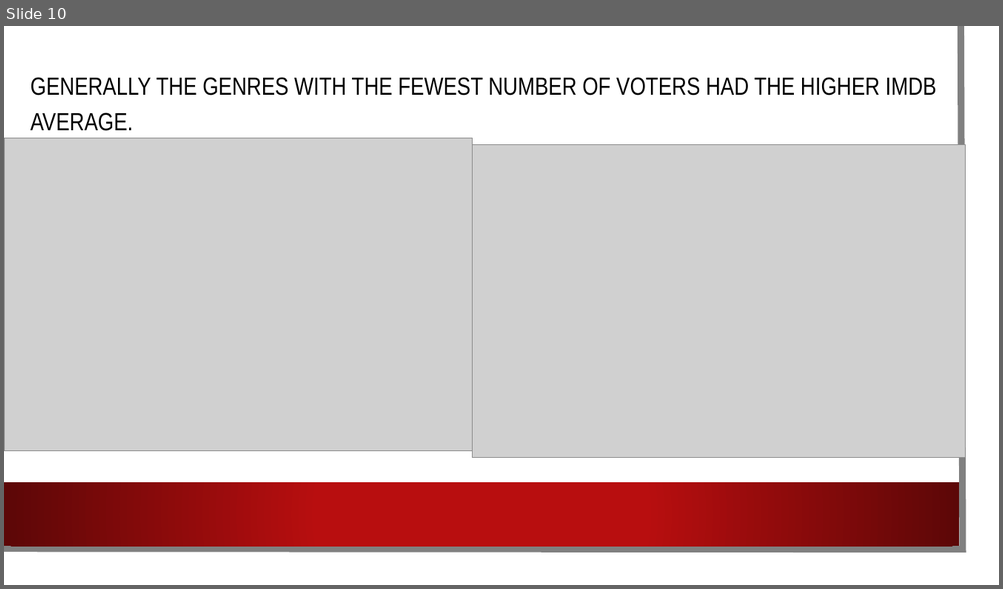
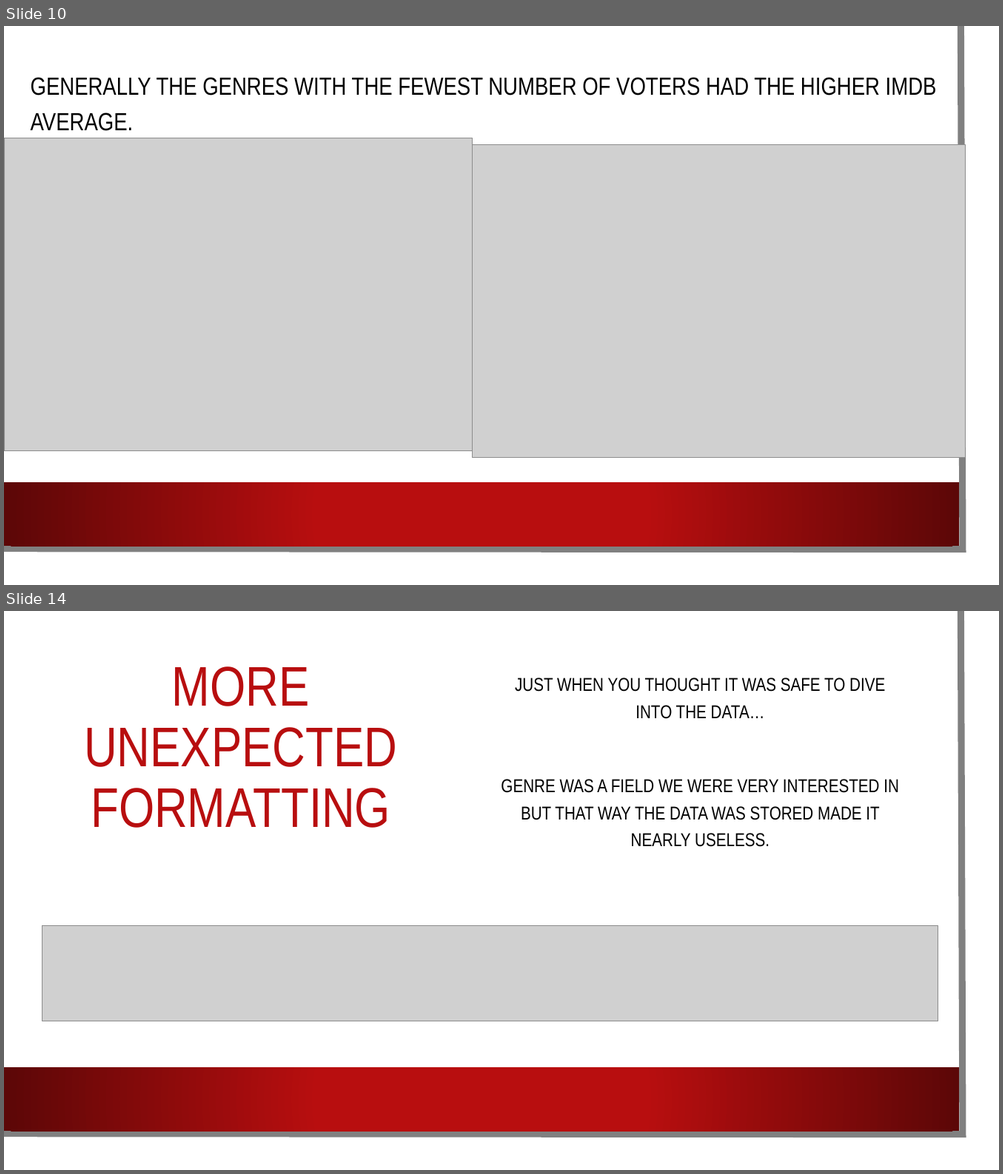
Before and after one commit to mlubin2/Movie_Project, a slide deck: Movie PP.pptx. Shown one above the other, each under a label of ours: slide 10 before the commit, slides 10 and 14 after it; the slides between them are not shown. The pictures are 1003x589 and 1003x1174 pixels, drawn with LibreOffice and Linux fonts; fonts in the diff are those of the drawing; grey boxes stand for pictures; background and template pictures are left out. Boxes give left, top, right and bottom in pixels: in the first picture for what was removed or moved away, otherwise in the second. Text is boxed around its words. In the diff, an @@ line names an element or a change of style, - is before the commit and + after.

```diff
--- a/Movie PP.pptx
+++ b/Movie PP.pptx
@@ slide 14 added at [4, 611, 999, 1170], background picture (left out); not listed: 3 template elements that a slide beside it also shows @@
@@ title added at [84, 667, 397, 828], 54 pt, text #B80E0F @@
+MORE UNEXPECTED FORMATTING
@@ text added at [501, 678, 899, 847], 18 pt, text #000000 @@
+JUST WHEN YOU THOUGHT IT WAS SAFE TO DIVE INTO THE DATA…
+GENRE WAS A FIELD WE WERE VERY INTERESTED IN BUT THAT WAY THE DATA WAS STORED MADE IT NEARLY USELESS.
@@ picture added at [42, 926, 938, 1022] @@
```
Also in this commit, not shown: 4 other slides added, 4 other files.
